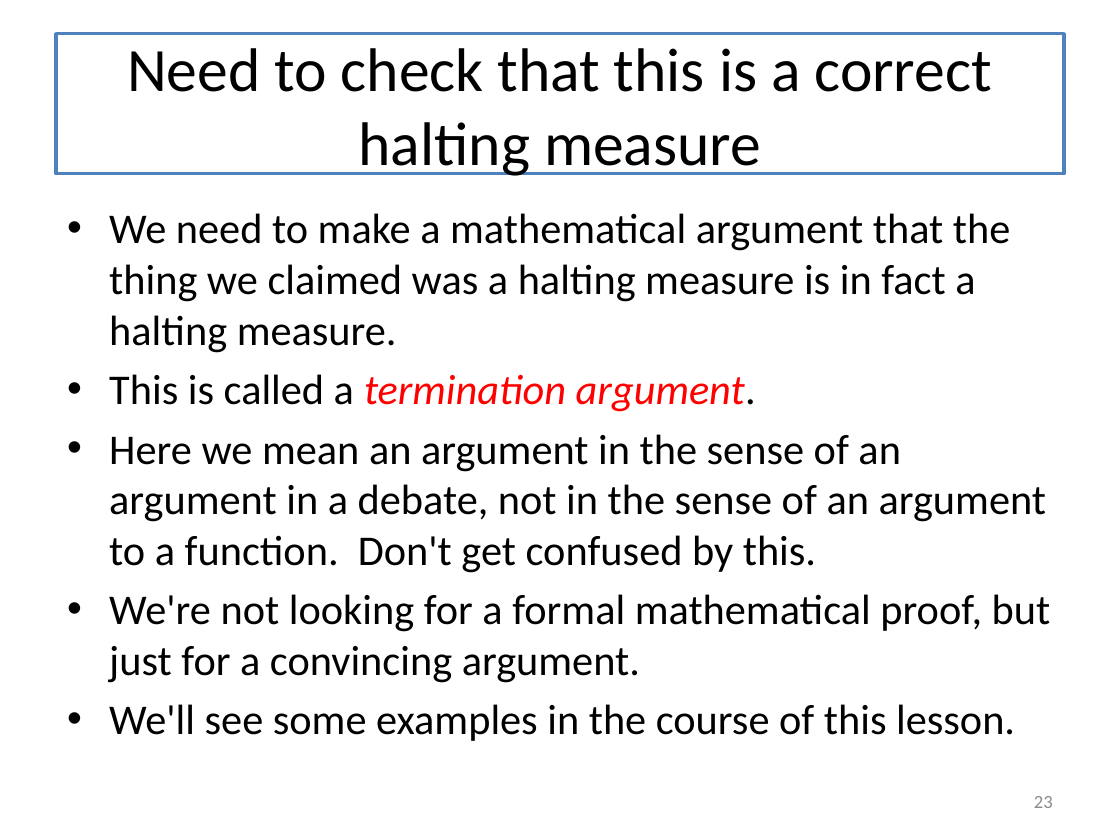
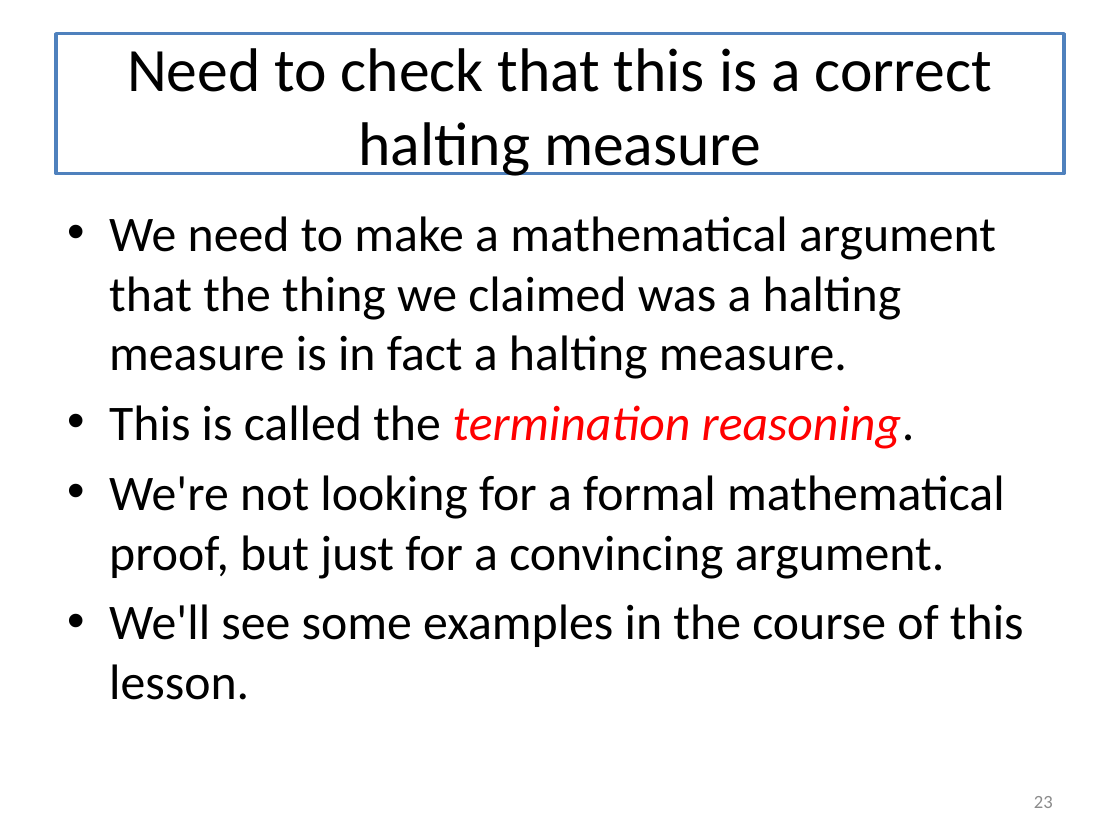
Before and after one commit to mwand/cs5010f16, a slide deck: slide 23 of Slides/Lesson 8.1 Introducing General Recursion.pptx. Drawn at 1120x840 pixels with LibreOffice and Linux fonts; fonts in the diff are those of the drawing. Boxes give left, top, right and bottom in pixels: in the first picture for what was removed or moved away, otherwise in the second. Text is boxed around its words. In the diff, an @@ line names an element or a change of style, - is before the commit and + after.

Commit message:
working on Lesson 8.5

```diff
--- a/Slides/Lesson 8.1 Introducing General Recursion.pptx
+++ b/Slides/Lesson 8.1 Introducing General Recursion.pptx
@@ text at (109, 216, 1024, 700): size 27.2 to 32 pt in "We need to make a mathematical argument ...", "We're not looking for a formal mathematical ...", "We'll see some examples in the course ..." @@
@@ text at (109, 405, 915, 449): text changed; size 27.2 to 32 pt; text colour #000000 to #FF0000; italic on @@
-• This is called a termination argument.
-• Here we mean an argument in the sense of an argument in a debate, not in the sense of an argument to a function. Don't get confused by this.
+• This is called the termination reasoning.
```
Also in this commit, not shown: 2 other slides changed, 2 other files.
